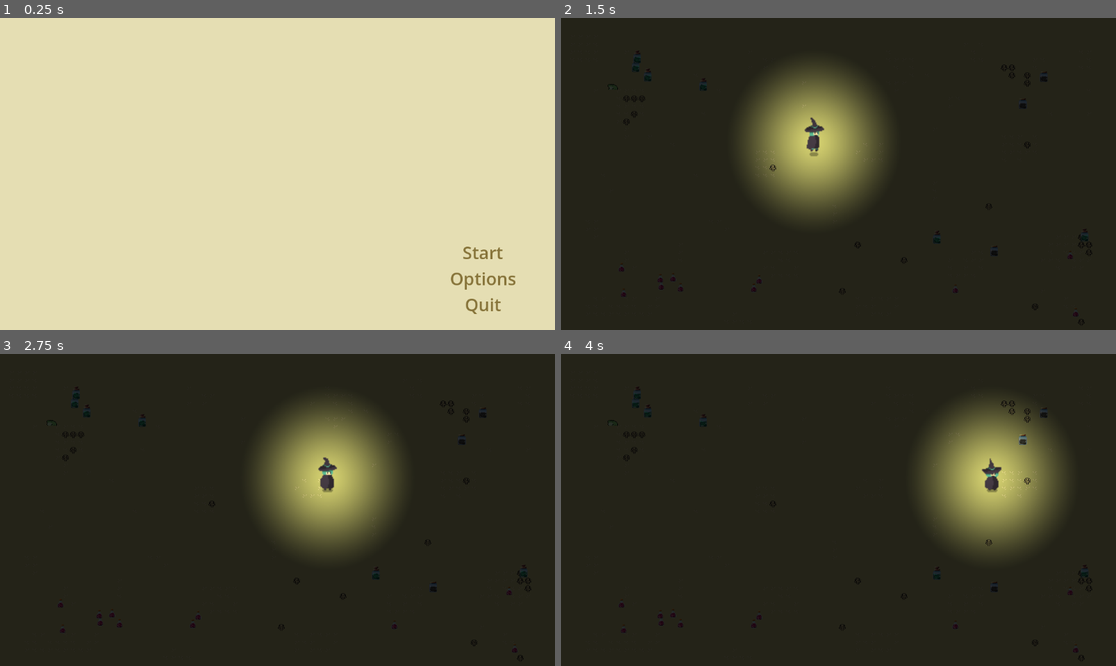
Above: before the commit, frames 1-4 (two rows, left to right).
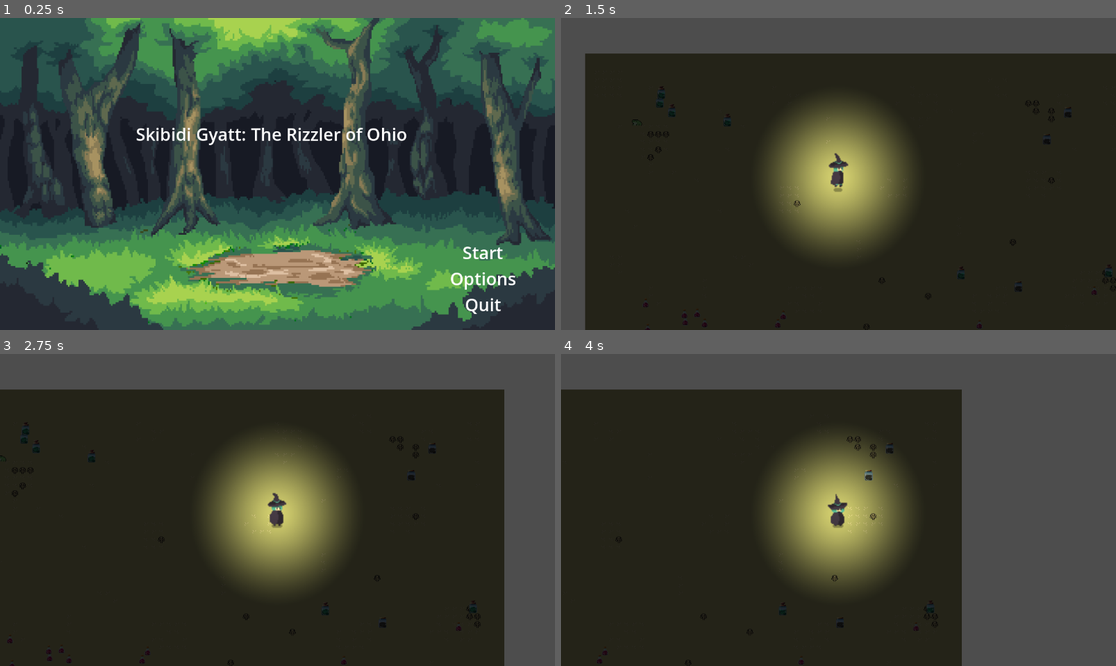
Above: after the commit, the same moments.

Repository: AnthonyDrow21/PSGameJam2024-2
Game: Godot game, scene res://Menus/MainMenu.tscn
Two runs of this game, one before a commit and one after it. Both use one fixed random seed, a clock stepped at 60 frames per second and the inputs below. Sound files missing from this copy of the repository are replaced by a short silence.
Inputs (mouse positions are in pixels of both pictures, inside the frame that each line leads up to):
- Up to frame 1 (0.25 s): no input
- Up to frame 2 (1.5 s): click "Start" at 0.5 s; tap Enter (ui_accept) at 1.25 s; move the mouse to (960, 158) at 1.27 s; hold Right (ui_right) from 1.28 s (still down); click (960, 158) at 1.42 s
- Up to frame 3 (2.75 s): tap Enter (ui_accept) at 1.52 s; release Right (ui_right) at 2 s; drag from (166, 525) to (327, 475) at 2.02 s
- Up to frame 4 (4 s): move the mouse to (894, 441) at 2.77 s; hold Right (ui_right) 2.78-3.5 s; drag from (810, 572) to (672, 463) at 3.52 s

The runs differ from the first frame. In frame 1, 100% of the frame differs, in the area x 0-100%, y 0-100%; in frame 2, 27%; in frame 3, 33%; in frame 4, 48%.

Commit message:
Added main menu art and a camera to follow the player.

Diff:
--- a/Menus/MainMenu.gd
+++ b/Menus/MainMenu.gd
@@ -4,10 +4,13 @@
 
 # Called when the node enters the scene tree for the first time.
 func _ready():
+	scaleImageToViewport()
 	pass
 
 # Called every frame. 'delta' is the elapsed time since the previous frame.
 func _process(delta):
+	# Update the Image scale every frame. We can improve this by checking if a change has occured.
+	scaleImageToViewport();
 	pass
 
 
@@ -30,3 +33,18 @@
 
 func _on_quit_button_pressed():
 	get_tree().quit()
+
+func scaleImageToViewport():
+	var viewportWidth = get_viewport().size.x
+	var viewportHeight = get_viewport().size.y
+
+	var scaleX = viewportWidth / $TitleSprite.texture.get_size().x
+	var scaleY = viewportHeight / $TitleSprite.texture.get_size().y
+
+	# Optional: Center the sprite, required only if the sprite's Offset>Centered checkbox is set
+	$TitleSprite.set_position(Vector2(viewportWidth / 2, viewportHeight / 2))
+
+	# Set same scale value horizontally/vertically to maintain aspect ratio
+	# If however you don't want to maintain aspect ratio, simply set different
+	# scale along x and y
+	$TitleSprite.set_scale(Vector2(scaleX, scaleY))
--- a/Menus/MainMenu.tscn
+++ b/Menus/MainMenu.tscn
@@ -1,6 +1,7 @@
-[gd_scene load_steps=9 format=3 uid="uid://vkn6cq7tdrur"]
+[gd_scene load_steps=10 format=3 uid="uid://vkn6cq7tdrur"]
 
 [ext_resource type="Script" path="res://Menus/MainMenu.gd" id="1_53jl2"]
+[ext_resource type="Texture2D" uid="uid://b7gdkr1bhlruf" path="res://Assets/Images/Forest.png" id="2_4l5ls"]
 [ext_resource type="AudioStream" uid="uid://bfx0kbp12xasc" path="res://Assets/Music/MainTheme1.ogg" id="2_a4sy2"]
 
 [sub_resource type="StyleBoxEmpty" id="StyleBoxEmpty_yywsc"]
@@ -24,14 +25,20 @@
 grow_vertical = 2
 script = ExtResource("1_53jl2")
 
+[node name="TitleSprite" type="Sprite2D" parent="."]
+position = Vector2(577, 322)
+scale = Vector2(0.637778, 0.717778)
+texture = ExtResource("2_4l5ls")
+
 [node name="ColorRect" type="ColorRect" parent="."]
+visible = false
 layout_mode = 1
 anchors_preset = 15
 anchor_right = 1.0
 anchor_bottom = 1.0
 grow_horizontal = 2
 grow_vertical = 2
-color = Color(0.898039, 0.870588, 0.701961, 1)
+color = Color(0.101961, 0.419608, 0.466667, 1)
 
 [node name="VBoxContainer" type="VBoxContainer" parent="."]
 layout_mode = 1
@@ -51,8 +58,8 @@
 [node name="startButton" type="Button" parent="VBoxContainer"]
 layout_mode = 2
 focus_neighbor_top = NodePath("../quitButton")
-theme_override_colors/font_color = Color(0.529412, 0.454902, 0.227451, 1)
-theme_override_colors/font_pressed_color = Color(0.270588, 0.247059, 0.105882, 1)
+theme_override_colors/font_color = Color(1, 1, 1, 1)
+theme_override_colors/font_pressed_color = Color(0, 0, 0, 1)
 theme_override_colors/font_hover_color = Color(0.270588, 0.247059, 0.105882, 1)
 theme_override_colors/font_focus_color = Color(0.270588, 0.247059, 0.105882, 1)
 theme_override_colors/font_hover_pressed_color = Color(0.270588, 0.247059, 0.105882, 1)
@@ -67,7 +74,7 @@
 [node name="optionsButton" type="Button" parent="VBoxContainer"]
 layout_mode = 2
 theme = SubResource("Theme_m73ha")
-theme_override_colors/font_color = Color(0.529412, 0.454902, 0.227451, 1)
+theme_override_colors/font_color = Color(1, 1, 1, 1)
 theme_override_colors/font_pressed_color = Color(0.270588, 0.247059, 0.105882, 1)
 theme_override_colors/font_hover_color = Color(0.270588, 0.247059, 0.105882, 1)
 theme_override_colors/font_focus_color = Color(0.270588, 0.247059, 0.105882, 1)
@@ -83,7 +90,7 @@
 [node name="quitButton" type="Button" parent="VBoxContainer"]
 layout_mode = 2
 focus_neighbor_bottom = NodePath("../startButton")
-theme_override_colors/font_color = Color(0.529412, 0.454902, 0.227451, 1)
+theme_override_colors/font_color = Color(1, 1, 1, 1)
 theme_override_colors/font_pressed_color = Color(0.270588, 0.247059, 0.105882, 1)
 theme_override_colors/font_hover_color = Color(0.270588, 0.247059, 0.105882, 1)
 theme_override_colors/font_focus_color = Color(0.270588, 0.247059, 0.105882, 1)
@@ -100,6 +107,22 @@
 stream = ExtResource("2_a4sy2")
 autoplay = true
 
+[node name="RichTextLabel" type="RichTextLabel" parent="."]
+layout_mode = 1
+anchors_preset = 8
+anchor_left = 0.5
+anchor_top = 0.5
+anchor_right = 0.5
+anchor_bottom = 0.5
+offset_left = -294.0
+offset_top = -108.0
+offset_right = 316.0
+offset_bottom = -58.0
+grow_horizontal = 2
+grow_vertical = 2
+theme_override_font_sizes/normal_font_size = 36
+text = "Skibidi Gyatt: The Rizzler of Ohio"
+
 [connection signal="mouse_entered" from="VBoxContainer/startButton" to="." method="_on_start_button_mouse_entered"]
 [connection signal="pressed" from="VBoxContainer/startButton" to="." method="_on_start_button_pressed"]
 [connection signal="mouse_entered" from="VBoxContainer/optionsButton" to="." method="_on_options_button_mouse_entered"]
--- a/Player.tscn
+++ b/Player.tscn
@@ -231,6 +231,9 @@
 z_index = 1
 script = ExtResource("1_sjb5b")
 
+[node name="Camera2D" type="Camera2D" parent="CharacterBody2D"]
+position = Vector2(0, -1)
+
 [node name="AnimatedSprite2D" type="AnimatedSprite2D" parent="CharacterBody2D"]
 light_mask = 2
 visibility_layer = 2
Binary file added: Assets/Images/Forest.png
Not shown, added: Assets/Images/Forest.png.import
